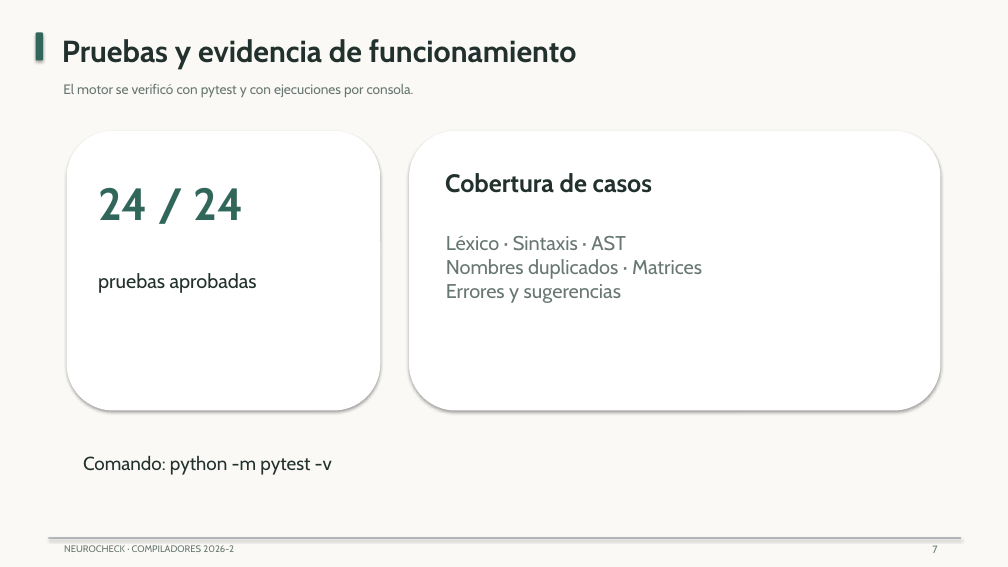
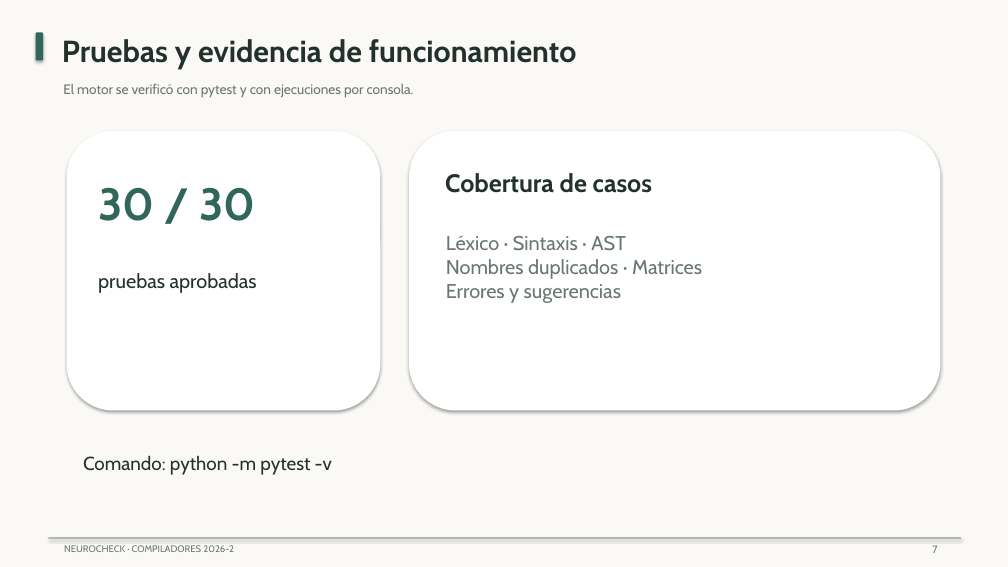
Before and after one commit to AlexBKG/NeuroCheck, a slide deck: slide 7 of docs/entregables/Presentacion_NeuroCheck.pptx. Drawn at 1008x567 pixels with LibreOffice and Linux fonts; fonts in the diff are those of the drawing. Boxes give left, top, right and bottom in pixels: in the first picture for what was removed or moved away, otherwise in the second. Text is boxed around its words. In the diff, an @@ line names an element or a change of style, - is before the commit and + after.

```diff
--- a/docs/entregables/Presentacion_NeuroCheck.pptx
+++ b/docs/entregables/Presentacion_NeuroCheck.pptx
@@ text at bbox=[98, 187, 255, 221]: text changed @@
-24 / 24
+30 / 30
```
Also in this commit, not shown: 1 other slide changed, 29 other files.
